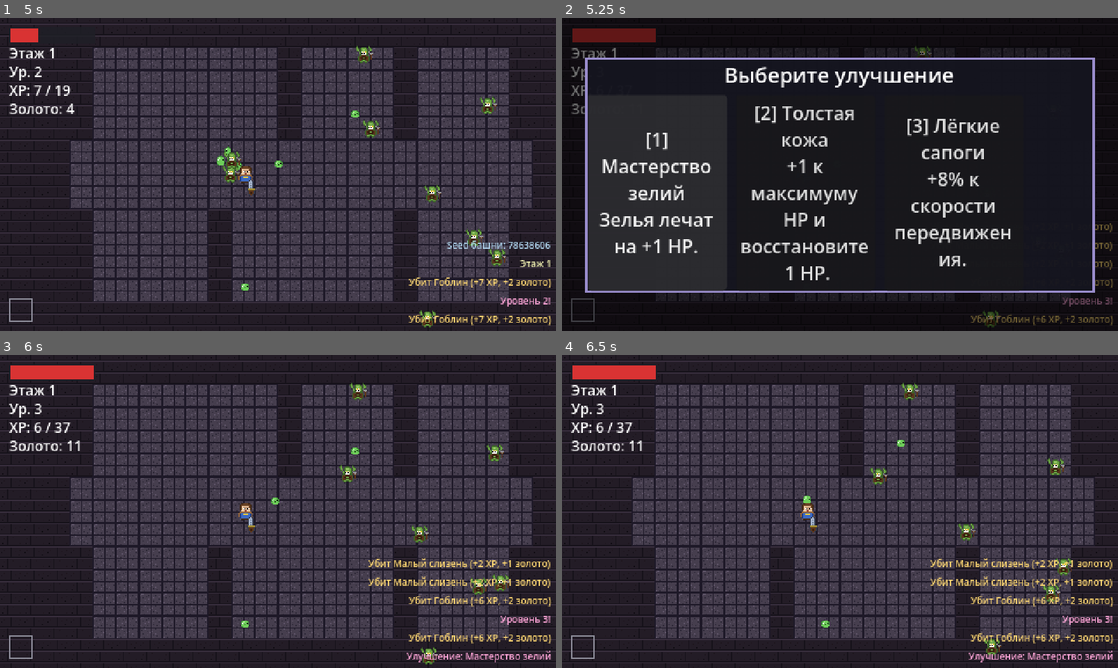
Above: before the commit, frames 1-4 (two rows, left to right).
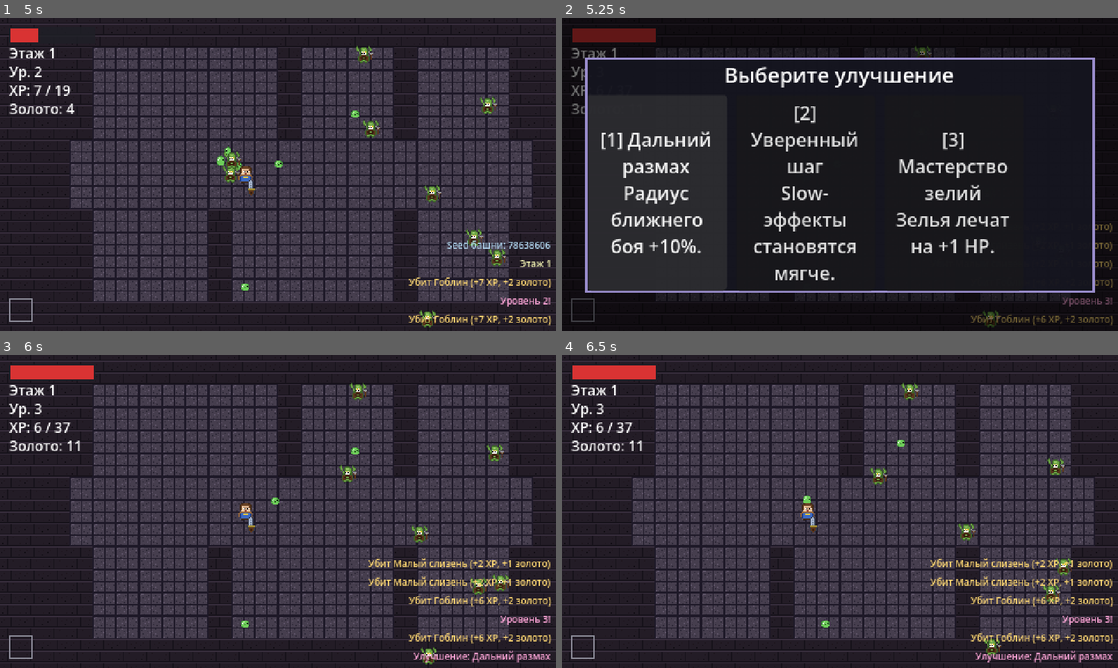
Above: after the commit, the same moments.

Repository: slartus/roguelike-game
Game: Godot game, scene res://scenes/ui/title_screen.tscn
Same seed, same stepped clock (60 frames per second), same inputs: the game is played once before the commit and once after it.
Inputs (mouse positions are in pixels of both pictures, inside the frame that each line leads up to):
- Up to frame 1 (5 s): click "Играть" at 0.5 s; tap Enter (ui_accept) at 1.25, 1.52, 4.52 s; move the mouse to (400, 158) at 1.27 s; press the mouse at (400, 158) at 1.28 s; hold D (move_right) 1.28-2 s; release the mouse at (400, 158) at 2 s; drag from (166, 190) to (250, 237) at 2.02 s; move the mouse to (333, 105) at 2.77 s; hold D (move_right) 2.78-3.5 s; hold Shift 2.78-3.5 s; click (333, 105) at 3.05 s; drag from (250, 237) to (111, 127) at 3.52 s; move the mouse to (444, 221) at 4.27 s; press the mouse at (444, 221) at 4.28 s; hold A (move_left) from 4.28 s (still down); tap Ctrl at 4.35 s
- Up to frame 2 (5.25 s): release A (move_left) at 5 s; release the mouse at (1006, 221) at 5 s; drag from (673, 127) to (756, 96) at 5.02 s
- Up to frame 3 (6 s): click (94, 530) at 5.75 s, where only the run before the commit has a clickable "[1] Мастерство зелий Зелья ле…"
- Up to frame 4 (6.5 s): no input

Frame 1 is identical in both runs. In frame 2, 8.0% of the frame differs, in the area x 6-81%, y 28-84%; in frame 3, 0.4%; in frame 4, 0.4%.

Commit message:
feat(upgrades): implement style upgrade cards + WeaponStats layer
Milestone 7 плана character_progression. Финальный milestone.

WeaponStats (scenes/player/weapon_stats.gd) — runtime-снимок фактических
параметров атаки. WeaponStats.compute(weapon, mods) копирует base,
применяет style modifiers если weapon.style совпадает. Клампы:
MIN_ATTACK_INTERVAL 0.05, MAX_ARCHER_PIERCE_BONUS 2.

WeaponController использует stats.* вместо raw weapon.*. bullet.gd
получает apply_weapon_stats(stats); apply_weapon(weapon) остаётся
для legacy fallback.

11 style cards:
- Warrior: heavy_strike ×3, long_reach ×2, sweeping_blade ×2, pushback ×2
- Archer: quick_draw ×3, piercing_arrows ×2 (cap +2), steady_aim ×2,
  strong_bowstrings ×2
- Mage: arcane_power ×3, spell_haste ×2, arcane_reach ×2

Wide Magic отложен — area spell weapon type не реализован в v1.

Base .tres не мутируются (регресс покрыт тестом). Off-style cards
остаются в run state, но игнорируются compute'ом.

i18n: 22 новых ключа UPGRADE_* / _DESC.

Co-Authored-By: Claude Opus 4.7 (1M context) <noreply@anthropic.com>

Diff:
--- a/resources/translations/strings.csv
+++ b/resources/translations/strings.csv
@@ -60,5 +60,27 @@
 UPGRADE_ANTIDOTE_BLOOD_DESC,"Poison duration reduced by 25%.","Длительность яда сокращена на 25%."
 UPGRADE_SECOND_WIND,"Second Wind","Второе дыхание"
 UPGRADE_SECOND_WIND_DESC,"Survive lethal damage once per floor, heal 2.","Раз в этаж переживает летальный урон, восстанавливает 2 HP."
+UPGRADE_HEAVY_STRIKE,"Heavy Strike","Тяжёлый удар"
+UPGRADE_HEAVY_STRIKE_DESC,"Warrior weapons +1 damage.","Оружие воина +1 к урону."
+UPGRADE_LONG_REACH,"Long Reach","Дальний размах"
+UPGRADE_LONG_REACH_DESC,"Melee range +10%.","Радиус ближнего боя +10%."
+UPGRADE_SWEEPING_BLADE,"Sweeping Blade","Широкий взмах"
+UPGRADE_SWEEPING_BLADE_DESC,"Arc melee attacks are wider (+15%).","Дуговые удары шире (+15%)."
+UPGRADE_PUSHBACK,"Pushback","Отбрасывание"
+UPGRADE_PUSHBACK_DESC,"Melee knockback +20.","Отбрасывание в ближнем бою +20."
+UPGRADE_QUICK_DRAW,"Quick Draw","Быстрый выстрел"
+UPGRADE_QUICK_DRAW_DESC,"Archer attack interval x0.90.","Интервал атаки лучника x0.90."
+UPGRADE_PIERCING_ARROWS,"Piercing Arrows","Пробивающие стрелы"
+UPGRADE_PIERCING_ARROWS_DESC,"Arrows pierce +1 enemy.","Стрелы пробивают +1 врага."
+UPGRADE_STEADY_AIM,"Steady Aim","Точный прицел"
+UPGRADE_STEADY_AIM_DESC,"Archer spread x0.80.","Разброс лучника x0.80."
+UPGRADE_STRONG_BOWSTRINGS,"Strong Bowstrings","Прочная тетива"
+UPGRADE_STRONG_BOWSTRINGS_DESC,"Arrow speed x1.12.","Скорость стрел x1.12."
+UPGRADE_ARCANE_POWER,"Arcane Power","Магическая мощь"
+UPGRADE_ARCANE_POWER_DESC,"Mage weapons +1 damage.","Оружие мага +1 к урону."
+UPGRADE_SPELL_HASTE,"Spell Haste","Скорое заклинание"
+UPGRADE_SPELL_HASTE_DESC,"Mage attack interval x0.90.","Интервал атаки мага x0.90."
+UPGRADE_ARCANE_REACH,"Arcane Reach","Магический охват"
+UPGRADE_ARCANE_REACH_DESC,"Magic projectile lifetime x1.15.","Магические снаряды летят дольше x1.15."
 ENEMY_UNKNOWN,"Enemy","Враг"
 WEAPON_UNKNOWN,"Weapon","Оружие"
--- /dev/null
+++ b/resources/upgrades/archer/piercing_arrows.tres
@@ -0,0 +1,14 @@
+[gd_resource type="Resource" script_class="PlayerUpgradeResource" load_steps=2 format=3]
+
+[ext_resource type="Script" path="res://resources/upgrades/player_upgrade_resource.gd" id="1_up"]
+
+[resource]
+script = ExtResource("1_up")
+id = "piercing_arrows"
+display_name = "UPGRADE_PIERCING_ARROWS"
+description = "UPGRADE_PIERCING_ARROWS_DESC"
+rarity = "uncommon"
+max_stacks = 2
+style = "archer"
+effect_type = "pierce_bonus"
+parameters = {"amount": 1}
--- /dev/null
+++ b/resources/upgrades/archer/quick_draw.tres
@@ -0,0 +1,14 @@
+[gd_resource type="Resource" script_class="PlayerUpgradeResource" load_steps=2 format=3]
+
+[ext_resource type="Script" path="res://resources/upgrades/player_upgrade_resource.gd" id="1_up"]
+
+[resource]
+script = ExtResource("1_up")
+id = "quick_draw"
+display_name = "UPGRADE_QUICK_DRAW"
+description = "UPGRADE_QUICK_DRAW_DESC"
+rarity = "common"
+max_stacks = 3
+style = "archer"
+effect_type = "style_attack_interval_multiplier"
+parameters = {"style": "archer", "multiplier": 0.90}
--- /dev/null
+++ b/resources/upgrades/archer/steady_aim.tres
@@ -0,0 +1,14 @@
+[gd_resource type="Resource" script_class="PlayerUpgradeResource" load_steps=2 format=3]
+
+[ext_resource type="Script" path="res://resources/upgrades/player_upgrade_resource.gd" id="1_up"]
+
+[resource]
+script = ExtResource("1_up")
+id = "steady_aim"
+display_name = "UPGRADE_STEADY_AIM"
+description = "UPGRADE_STEADY_AIM_DESC"
+rarity = "common"
+max_stacks = 2
+style = "archer"
+effect_type = "spread_multiplier"
+parameters = {"style": "archer", "multiplier": 0.80}
--- /dev/null
+++ b/resources/upgrades/archer/strong_bowstrings.tres
@@ -0,0 +1,14 @@
+[gd_resource type="Resource" script_class="PlayerUpgradeResource" load_steps=2 format=3]
+
+[ext_resource type="Script" path="res://resources/upgrades/player_upgrade_resource.gd" id="1_up"]
+
+[resource]
+script = ExtResource("1_up")
+id = "strong_bowstrings"
+display_name = "UPGRADE_STRONG_BOWSTRINGS"
+description = "UPGRADE_STRONG_BOWSTRINGS_DESC"
+rarity = "common"
+max_stacks = 2
+style = "archer"
+effect_type = "projectile_speed_multiplier"
+parameters = {"style": "archer", "multiplier": 1.12}
--- /dev/null
+++ b/resources/upgrades/mage/arcane_power.tres
@@ -0,0 +1,14 @@
+[gd_resource type="Resource" script_class="PlayerUpgradeResource" load_steps=2 format=3]
+
+[ext_resource type="Script" path="res://resources/upgrades/player_upgrade_resource.gd" id="1_up"]
+
+[resource]
+script = ExtResource("1_up")
+id = "arcane_power"
+display_name = "UPGRADE_ARCANE_POWER"
+description = "UPGRADE_ARCANE_POWER_DESC"
+rarity = "common"
+max_stacks = 3
+style = "mage"
+effect_type = "style_damage_bonus"
+parameters = {"style": "mage", "amount": 1}
--- /dev/null
+++ b/resources/upgrades/mage/arcane_reach.tres
@@ -0,0 +1,14 @@
+[gd_resource type="Resource" script_class="PlayerUpgradeResource" load_steps=2 format=3]
+
+[ext_resource type="Script" path="res://resources/upgrades/player_upgrade_resource.gd" id="1_up"]
+
+[resource]
+script = ExtResource("1_up")
+id = "arcane_reach"
+display_name = "UPGRADE_ARCANE_REACH"
+description = "UPGRADE_ARCANE_REACH_DESC"
+rarity = "uncommon"
+max_stacks = 2
+style = "mage"
+effect_type = "projectile_lifetime_multiplier"
+parameters = {"style": "mage", "multiplier": 1.15}
--- /dev/null
+++ b/resources/upgrades/mage/spell_haste.tres
@@ -0,0 +1,14 @@
+[gd_resource type="Resource" script_class="PlayerUpgradeResource" load_steps=2 format=3]
+
+[ext_resource type="Script" path="res://resources/upgrades/player_upgrade_resource.gd" id="1_up"]
+
+[resource]
+script = ExtResource("1_up")
+id = "spell_haste"
+display_name = "UPGRADE_SPELL_HASTE"
+description = "UPGRADE_SPELL_HASTE_DESC"
+rarity = "uncommon"
+max_stacks = 2
+style = "mage"
+effect_type = "style_attack_interval_multiplier"
+parameters = {"style": "mage", "multiplier": 0.90}
--- a/resources/upgrades/player_upgrade_library.gd
+++ b/resources/upgrades/player_upgrade_library.gd
@@ -15,7 +15,21 @@
 	"res://resources/upgrades/general/sure_footing.tres",
 	"res://resources/upgrades/general/antidote_blood.tres",
 	"res://resources/upgrades/general/second_wind.tres",
-	# Style (M7) — добавятся при реализации.
+	# Warrior (M7)
+	"res://resources/upgrades/warrior/heavy_strike.tres",
+	"res://resources/upgrades/warrior/long_reach.tres",
+	"res://resources/upgrades/warrior/sweeping_blade.tres",
+	"res://resources/upgrades/warrior/pushback.tres",
+	# Archer (M7)
+	"res://resources/upgrades/archer/quick_draw.tres",
+	"res://resources/upgrades/archer/piercing_arrows.tres",
+	"res://resources/upgrades/archer/steady_aim.tres",
+	"res://resources/upgrades/archer/strong_bowstrings.tres",
+	# Mage (M7). Wide Magic пока не подключён — area spell weapon type
+	# ещё не реализован, карта была бы бездействующей.
+	"res://resources/upgrades/mage/arcane_power.tres",
+	"res://resources/upgrades/mage/spell_haste.tres",
+	"res://resources/upgrades/mage/arcane_reach.tres",
 ]
 
 const VALID_RARITIES := ["common", "uncommon", "rare"]
--- /dev/null
+++ b/resources/upgrades/warrior/heavy_strike.tres
@@ -0,0 +1,14 @@
+[gd_resource type="Resource" script_class="PlayerUpgradeResource" load_steps=2 format=3]
+
+[ext_resource type="Script" path="res://resources/upgrades/player_upgrade_resource.gd" id="1_up"]
+
+[resource]
+script = ExtResource("1_up")
+id = "heavy_strike"
+display_name = "UPGRADE_HEAVY_STRIKE"
+description = "UPGRADE_HEAVY_STRIKE_DESC"
+rarity = "common"
+max_stacks = 3
+style = "warrior"
+effect_type = "style_damage_bonus"
+parameters = {"style": "warrior", "amount": 1}
--- /dev/null
+++ b/resources/upgrades/warrior/long_reach.tres
@@ -0,0 +1,14 @@
+[gd_resource type="Resource" script_class="PlayerUpgradeResource" load_steps=2 format=3]
+
+[ext_resource type="Script" path="res://resources/upgrades/player_upgrade_resource.gd" id="1_up"]
+
+[resource]
+script = ExtResource("1_up")
+id = "long_reach"
+display_name = "UPGRADE_LONG_REACH"
+description = "UPGRADE_LONG_REACH_DESC"
+rarity = "uncommon"
+max_stacks = 2
+style = "warrior"
+effect_type = "melee_range_multiplier"
+parameters = {"multiplier": 1.10}
--- /dev/null
+++ b/resources/upgrades/warrior/pushback.tres
@@ -0,0 +1,14 @@
+[gd_resource type="Resource" script_class="PlayerUpgradeResource" load_steps=2 format=3]
+
+[ext_resource type="Script" path="res://resources/upgrades/player_upgrade_resource.gd" id="1_up"]
+
+[resource]
+script = ExtResource("1_up")
+id = "pushback"
+display_name = "UPGRADE_PUSHBACK"
+description = "UPGRADE_PUSHBACK_DESC"
+rarity = "common"
+max_stacks = 2
+style = "warrior"
+effect_type = "knockback_bonus"
+parameters = {"amount": 20.0}
--- /dev/null
+++ b/resources/upgrades/warrior/sweeping_blade.tres
@@ -0,0 +1,14 @@
+[gd_resource type="Resource" script_class="PlayerUpgradeResource" load_steps=2 format=3]
+
+[ext_resource type="Script" path="res://resources/upgrades/player_upgrade_resource.gd" id="1_up"]
+
+[resource]
+script = ExtResource("1_up")
+id = "sweeping_blade"
+display_name = "UPGRADE_SWEEPING_BLADE"
+description = "UPGRADE_SWEEPING_BLADE_DESC"
+rarity = "uncommon"
+max_stacks = 2
+style = "warrior"
+effect_type = "melee_arc_multiplier"
+parameters = {"multiplier": 1.15}
--- a/scenes/bullets/bullet.gd
+++ b/scenes/bullets/bullet.gd
@@ -35,6 +35,19 @@
 	if _visual != null:
 		_visual.modulate = weapon.get_projectile_color()
 
+# Новый путь через WeaponStats — учитывает upgrade modifiers.
+# WeaponController предпочитает его над apply_weapon, если метод есть.
+func apply_weapon_stats(stats: WeaponStats) -> void:
+	if stats == null:
+		return
+	damage = stats.damage
+	speed = stats.projectile_speed
+	lifetime = stats.projectile_lifetime
+	pierce = stats.pierce
+	_pierce_remaining = pierce
+	if _visual != null:
+		_visual.modulate = stats.projectile_color
+
 func _on_body_entered(body: Node) -> void:
 	if body.is_in_group("player"):
 		return
--- a/scenes/player/weapon_controller.gd
+++ b/scenes/player/weapon_controller.gd
@@ -55,7 +55,10 @@
 		# (например, оружие с забытым projectile_scene): visually ничего не
 		# происходит, но cooldown идёт, и мы не понимаем почему.
 		return false
-	_cooldown = weapon.get_attack_interval()
+	# Cooldown берём из stats (учитывает archer/mage attack_interval_multiplier).
+	var mods := GameState.get_player_upgrade_modifiers()
+	var stats := WeaponStats.compute(weapon, mods)
+	_cooldown = stats.attack_interval
 	# Визуал взмаха у игрока — короткий выпад тела + свинг оружия для
 	# melee. Метод опционален: контроллер работает и без него (тесты
 	# инстансируют fake player без сцены).
@@ -74,8 +77,10 @@
 		# fail; use push_warning вместо этого для видимости при отладке.
 		push_warning("WeaponController: у оружия '%s' нет projectile_scene и default_projectile_scene пуст" % weapon.id)
 		return false
-	var count := maxi(1, weapon.get_projectiles_per_attack())
-	var spread := deg_to_rad(weapon.spread_angle_deg)
+	var mods := GameState.get_player_upgrade_modifiers()
+	var stats := WeaponStats.compute(weapon, mods)
+	var count := maxi(1, stats.projectiles_per_attack)
+	var spread := deg_to_rad(stats.spread_angle_deg)
 	var scene_root := get_tree().current_scene
 	for i in count:
 		var offset := 0.0
@@ -86,7 +91,12 @@
 		var bullet := scene.instantiate()
 		bullet.global_position = _owner_player.global_position
 		bullet.direction = direction.rotated(offset)
-		bullet.apply_weapon(weapon)
+		# apply_weapon_stats — новый метод, читает из stats. Fallback на
+		# apply_weapon если сцена ещё старого контракта.
+		if bullet.has_method("apply_weapon_stats"):
+			bullet.apply_weapon_stats(stats)
+		else:
+			bullet.apply_weapon(weapon)
 		if scene_root != null:
 			scene_root.add_child(bullet)
 		else:
@@ -99,17 +109,19 @@
 	if melee_hitbox_scene == null:
 		push_warning("WeaponController: melee_hitbox_scene не задан — melee-оружие '%s' не работает" % weapon.id)
 		return false
+	var mods := GameState.get_player_upgrade_modifiers()
+	var stats := WeaponStats.compute(weapon, mods)
 	var hitbox := melee_hitbox_scene.instantiate()
 	# configure ДО add_child: он создаёт CollisionShape2D и позиционирует
 	# hitbox. _ready родного узла увидит уже готовое состояние.
 	hitbox.configure(
 		_owner_player,
 		direction,
-		weapon.damage,
-		weapon.hitbox_length,
-		weapon.hitbox_width,
-		weapon.active_time,
-		weapon.knockback,
+		stats.damage,
+		stats.hitbox_length,
+		stats.hitbox_width,
+		stats.active_time,
+		stats.knockback,
 	)
 	var scene_root := get_tree().current_scene
 	if scene_root != null:
--- /dev/null
+++ b/scenes/player/weapon_stats.gd
@@ -0,0 +1,79 @@
+class_name WeaponStats
+extends RefCounted
+
+# Runtime-снимок фактических параметров атаки: base WeaponResource +
+# GameState.get_player_upgrade_modifiers(). WeaponController читает
+# эти поля, не raw weapon fields — так style cards влияют на attack
+# без мутации .tres.
+#
+# Пороги/капы:
+# - attack_interval не ниже MIN_ATTACK_INTERVAL (защита от zero cooldown);
+# - archer_pierce_bonus капается на MAX_ARCHER_PIERCE_BONUS.
+
+const MIN_ATTACK_INTERVAL := 0.05
+const MAX_ARCHER_PIERCE_BONUS := 2
+
+var damage: int = 1
+var attack_interval: float = 0.25
+var projectile_speed: float = 220.0
+var projectile_lifetime: float = 1.5
+var projectile_color: Color = Color.WHITE
+var projectiles_per_attack: int = 1
+var spread_angle_deg: float = 0.0
+var pierce: int = 0
+var hitbox_width: float = 34.0
+var hitbox_length: float = 36.0
+var active_time: float = 0.08
+var knockback: float = 0.0
+
+# Собирает финальный stats-snapshot для конкретного weapon и текущего
+# upgrade state.
+static func compute(weapon: WeaponResource, mods: Dictionary) -> WeaponStats:
+	var s := WeaponStats.new()
+	if weapon == null:
+		return s
+	# Скопировали base из weapon через helper'ы (учитывают legacy fallback).
+	s.damage = weapon.damage
+	s.attack_interval = weapon.get_attack_interval()
+	s.projectile_speed = weapon.get_projectile_speed()
+	s.projectile_lifetime = weapon.get_projectile_lifetime()
+	s.projectile_color = weapon.get_projectile_color()
+	s.projectiles_per_attack = weapon.get_projectiles_per_attack()
+	s.spread_angle_deg = weapon.spread_angle_deg
+	s.pierce = weapon.pierce
+	s.hitbox_width = weapon.hitbox_width
+	s.hitbox_length = weapon.hitbox_length
+	s.active_time = weapon.active_time
+	s.knockback = weapon.knockback
+
+	# Style modifiers применяем только если weapon.style совпадает.
+	# General модификаторы (speed_multiplier, potion_heal_bonus etc.) —
+	# не про weapon, они в Player. WeaponStats заботится только про attack.
+	match weapon.style:
+		"warrior":
+			s.damage += int(mods.get("warrior_damage_bonus", 0))
+			s.hitbox_length *= float(mods.get("warrior_range_multiplier", 1.0))
+			# arc_multiplier: расширяет hitbox_width только для arc-типа.
+			if weapon.attack_type == "melee_arc":
+				s.hitbox_width *= float(mods.get("warrior_arc_multiplier", 1.0))
+			s.knockback += float(mods.get("warrior_knockback_bonus", 0.0))
+		"archer":
+			s.damage += int(mods.get("archer_damage_bonus", 0))
+			s.attack_interval *= float(mods.get("archer_attack_interval_multiplier", 1.0))
+			s.spread_angle_deg *= float(mods.get("archer_spread_multiplier", 1.0))
+			s.pierce += mini(
+				int(mods.get("archer_pierce_bonus", 0)),
+				MAX_ARCHER_PIERCE_BONUS,
+			)
+			s.projectile_speed *= float(mods.get("archer_projectile_speed_multiplier", 1.0))
+		"mage":
+			s.damage += int(mods.get("mage_damage_bonus", 0))
+			s.attack_interval *= float(mods.get("mage_attack_interval_multiplier", 1.0))
+			s.projectile_lifetime *= float(mods.get("mage_projectile_lifetime_multiplier", 1.0))
+			# area_radius пока не используется — spell_area weapon type не готов.
+
+	# Капим attack_interval — иначе спам атаки в один кадр.
+	s.attack_interval = maxf(MIN_ATTACK_INTERVAL, s.attack_interval)
+	# Отрицательный spread невозможен.
+	s.spread_angle_deg = maxf(0.0, s.spread_angle_deg)
+	return s
--- /dev/null
+++ b/test/unit/test_style_upgrades_weapon_stats.gd
@@ -0,0 +1,149 @@
+extends GutTest
+
+# M7 style cards + WeaponStats layer:
+# - warrior_damage_bonus влияет только на warrior оружие;
+# - archer_pierce_bonus только на archer;
+# - mage_damage_bonus только на mage;
+# - attack_interval multiplier умножается корректно;
+# - MIN_ATTACK_INTERVAL cap работает;
+# - MAX_ARCHER_PIERCE_BONUS cap работает;
+# - Base .tres не мутируются.
+
+const ShortSword = preload("res://resources/weapons/short_sword.tres")
+const ShortBow = preload("res://resources/weapons/short_bow.tres")
+const Wand = preload("res://resources/weapons/wand.tres")
+
+const HeavyStrike = preload("res://resources/upgrades/warrior/heavy_strike.tres")
+const LongReach = preload("res://resources/upgrades/warrior/long_reach.tres")
+const SweepingBlade = preload("res://resources/upgrades/warrior/sweeping_blade.tres")
+const Pushback = preload("res://resources/upgrades/warrior/pushback.tres")
+
+const QuickDraw = preload("res://resources/upgrades/archer/quick_draw.tres")
+const PiercingArrows = preload("res://resources/upgrades/archer/piercing_arrows.tres")
+const SteadyAim = preload("res://resources/upgrades/archer/steady_aim.tres")
+const StrongBowstrings = preload("res://resources/upgrades/archer/strong_bowstrings.tres")
+
+const ArcanePower = preload("res://resources/upgrades/mage/arcane_power.tres")
+const SpellHaste = preload("res://resources/upgrades/mage/spell_haste.tres")
+const ArcaneReach = preload("res://resources/upgrades/mage/arcane_reach.tres")
+
+var _snapshot: Dictionary
+
+func before_each() -> void:
+	_snapshot = {"stacks": GameState.player_upgrade_stacks.duplicate()}
+	GameState.player_upgrade_stacks = {}
+
+func after_each() -> void:
+	GameState.player_upgrade_stacks = _snapshot.stacks
+
+func _mods() -> Dictionary:
+	return GameState.get_player_upgrade_modifiers()
+
+func test_warrior_damage_affects_sword_not_bow() -> void:
+	GameState.add_player_upgrade(HeavyStrike)
+	var sword_stats: WeaponStats = WeaponStats.compute(ShortSword, _mods())
+	var bow_stats: WeaponStats = WeaponStats.compute(ShortBow, _mods())
+	assert_eq(sword_stats.damage, ShortSword.damage + 1,
+		"warrior damage bonus влияет на sword")
+	assert_eq(bow_stats.damage, ShortBow.damage,
+		"warrior damage bonus НЕ влияет на bow")
+
+func test_archer_pierce_affects_bow_not_sword() -> void:
+	GameState.add_player_upgrade(PiercingArrows)
+	var bow_stats: WeaponStats = WeaponStats.compute(ShortBow, _mods())
+	var sword_stats: WeaponStats = WeaponStats.compute(ShortSword, _mods())
+	assert_eq(bow_stats.pierce, ShortBow.pierce + 1,
+		"archer pierce bonus +1 к луку")
+	assert_eq(sword_stats.pierce, ShortSword.pierce,
+		"archer pierce bonus НЕ влияет на sword")
+
+func test_mage_damage_affects_wand_not_sword() -> void:
+	GameState.add_player_upgrade(ArcanePower)
+	var wand_stats: WeaponStats = WeaponStats.compute(Wand, _mods())
+	var sword_stats: WeaponStats = WeaponStats.compute(ShortSword, _mods())
+	assert_eq(wand_stats.damage, Wand.damage + 1)
+	assert_eq(sword_stats.damage, ShortSword.damage,
+		"mage damage bonus НЕ влияет на sword")
+
+func test_attack_interval_multiplier_shortens_cooldown() -> void:
+	GameState.add_player_upgrade(QuickDraw)  # archer × 0.90
+	var bow_stats: WeaponStats = WeaponStats.compute(ShortBow, _mods())
+	assert_almost_eq(bow_stats.attack_interval, ShortBow.get_attack_interval() * 0.90, 0.001)
+
+func test_min_attack_interval_cap() -> void:
+	# Гипотетический весёлый сценарий: 3 стека QuickDraw = 0.90^3 ≈ 0.729.
+	# Проверим что даже при экстремальном multiplier'e не падаем ниже cap.
+	# Симулируем через add_player_upgrade вручную.
+	GameState.player_upgrade_stacks = {"quick_draw": 3}
+	# Base = 0.32; 0.32 * 0.729 = 0.233. Всё ещё > MIN 0.05.
+	var bow_stats: WeaponStats = WeaponStats.compute(ShortBow, _mods())
+	assert_gte(bow_stats.attack_interval, WeaponStats.MIN_ATTACK_INTERVAL,
+		"attack_interval никогда не ниже MIN cap")
+
+func test_max_archer_pierce_bonus_cap() -> void:
+	# 3 стека дают бонус +3, но MAX_ARCHER_PIERCE_BONUS = 2 — обрезается.
+	GameState.player_upgrade_stacks = {"piercing_arrows": 3}
+	var bow_stats: WeaponStats = WeaponStats.compute(ShortBow, _mods())
+	assert_lte(bow_stats.pierce - ShortBow.pierce, WeaponStats.MAX_ARCHER_PIERCE_BONUS,
+		"pierce cap не позволяет +3 бонус за 3 стека")
+
+func test_multiple_stacks_combine() -> void:
+	# 2 стека heavy_strike = +2 damage. max_stacks = 3.
+	GameState.add_player_upgrade(HeavyStrike)
+	GameState.add_player_upgrade(HeavyStrike)
+	var sword_stats: WeaponStats = WeaponStats.compute(ShortSword, _mods())
+	assert_eq(sword_stats.damage, ShortSword.damage + 2)
+
+func test_switching_weapon_style_activates_correct_modifiers() -> void:
+	# Взяли warrior damage + archer damage. Стеки в run state — оба.
+	# При компиляции sword активен только warrior; при bow — archer.
+	GameState.add_player_upgrade(HeavyStrike)
+	# Мануально добавим archer damage — не в MVP, но проверяем логику
+	# роутинга через _apply_upgrade_to_mods.
+	GameState.player_upgrade_stacks["archer_damage_fake"] = 1
+	# Sword: только warrior применён.
+	var sword_stats: WeaponStats = WeaponStats.compute(ShortSword, _mods())
+	assert_eq(sword_stats.damage, ShortSword.damage + 1,
+		"sword — только warrior bonus (+1 из heavy_strike)")
+	# Bow: только archer применён (heavy_strike игнорируется).
+	var bow_stats: WeaponStats = WeaponStats.compute(ShortBow, _mods())
+	assert_eq(bow_stats.damage, ShortBow.damage,
+		"bow — не должен получить warrior heavy_strike")
+
+func test_base_weapon_resource_is_not_mutated() -> void:
+	var base_damage_before := ShortSword.damage
+	var base_range_before := ShortSword.attack_range
+	GameState.add_player_upgrade(HeavyStrike)
+	GameState.add_player_upgrade(LongReach)
+	WeaponStats.compute(ShortSword, _mods())
+	assert_eq(ShortSword.damage, base_damage_before,
+		"base weapon damage не мутируется")
+	assert_eq(ShortSword.attack_range, base_range_before)
+
+func test_pushback_adds_to_knockback() -> void:
+	GameState.add_player_upgrade(Pushback)
+	var sword_stats: WeaponStats = WeaponStats.compute(ShortSword, _mods())
+	assert_almost_eq(sword_stats.knockback, ShortSword.knockback + 20.0, 0.001)
+
+func test_arcane_reach_extends_mage_projectile_lifetime() -> void:
+	GameState.add_player_upgrade(ArcaneReach)
+	var wand_stats: WeaponStats = WeaponStats.compute(Wand, _mods())
+	assert_almost_eq(
+		wand_stats.projectile_lifetime,
+		Wand.get_projectile_lifetime() * 1.15,
+		0.001,
+	)
+
+func test_all_style_cards_load_and_have_correct_style() -> void:
+	for pair in [
+		[HeavyStrike, "warrior"], [LongReach, "warrior"],
+		[SweepingBlade, "warrior"], [Pushback, "warrior"],
+		[QuickDraw, "archer"], [PiercingArrows, "archer"],
+		[SteadyAim, "archer"], [StrongBowstrings, "archer"],
+		[ArcanePower, "mage"], [SpellHaste, "mage"], [ArcaneReach, "mage"],
+	]:
+		var upgrade: PlayerUpgradeResource = pair[0]
+		var expected_style: String = pair[1]
+		assert_not_null(upgrade, "card loads: %s" % upgrade)
+		assert_eq(upgrade.style, expected_style,
+			"%s имеет style %s" % [upgrade.id, expected_style])
Binary file changed: resources/translations/strings.en.translation
Binary file changed: resources/translations/strings.ru.translation
Not shown, added: scenes/player/weapon_stats.gd.uid
Not shown, added: test/unit/test_style_upgrades_weapon_stats.gd.uid
Not shown, changed: docs/gamedesign/upgrades.md
